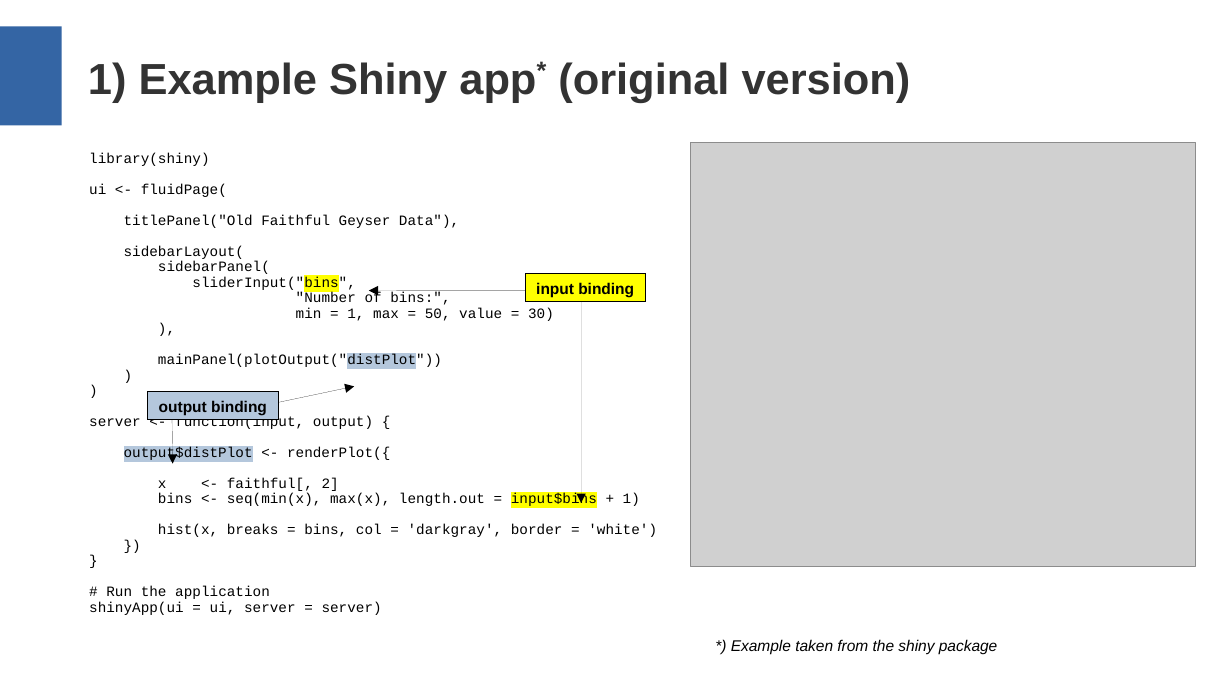
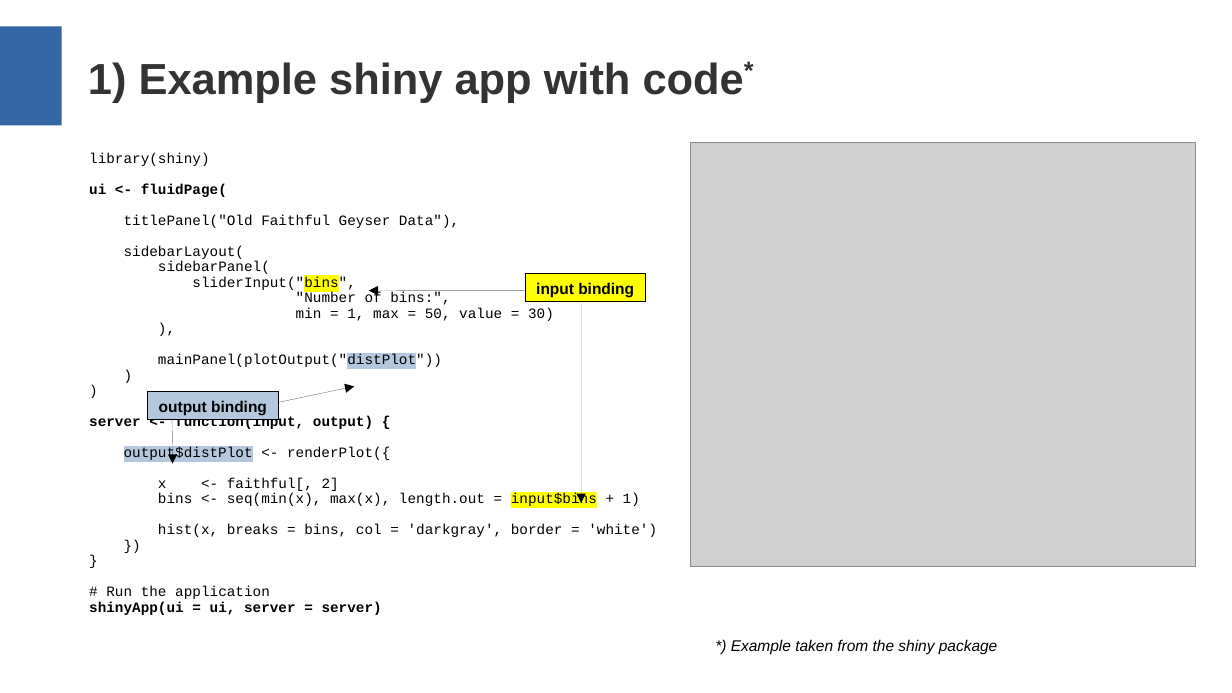
Before and after one commit to aryoda/R_shiny_post_mortem_analysis_training, a slide deck: slide 3 of Training slides.odp (slide 2 before the commit). Drawn at 1232x693 pixels with LibreOffice and Linux fonts; fonts in the diff are those of the drawing; grey boxes stand for pictures. Boxes give left, top, right and bottom in pixels: in the first picture for what was removed or moved away, otherwise in the second. Text is boxed around its words. In the diff, an @@ line names an element or a change of style, - is before the commit and + after.

```diff
--- a/Training slides.odp
+++ b/Training slides.odp
@@ title at [88,62,744,103]: text changed @@
-1) Example Shiny app* (original version)
+1) Example shiny app with code*
@@ text at [89,184,382,615]: bold on in "ui <- fluidPage(", "server <- function(input, output) {", "shinyApp(ui = ui, server = server)" @@
```
Also in this commit, not shown: 3 other slides changed, 4 slides added.
